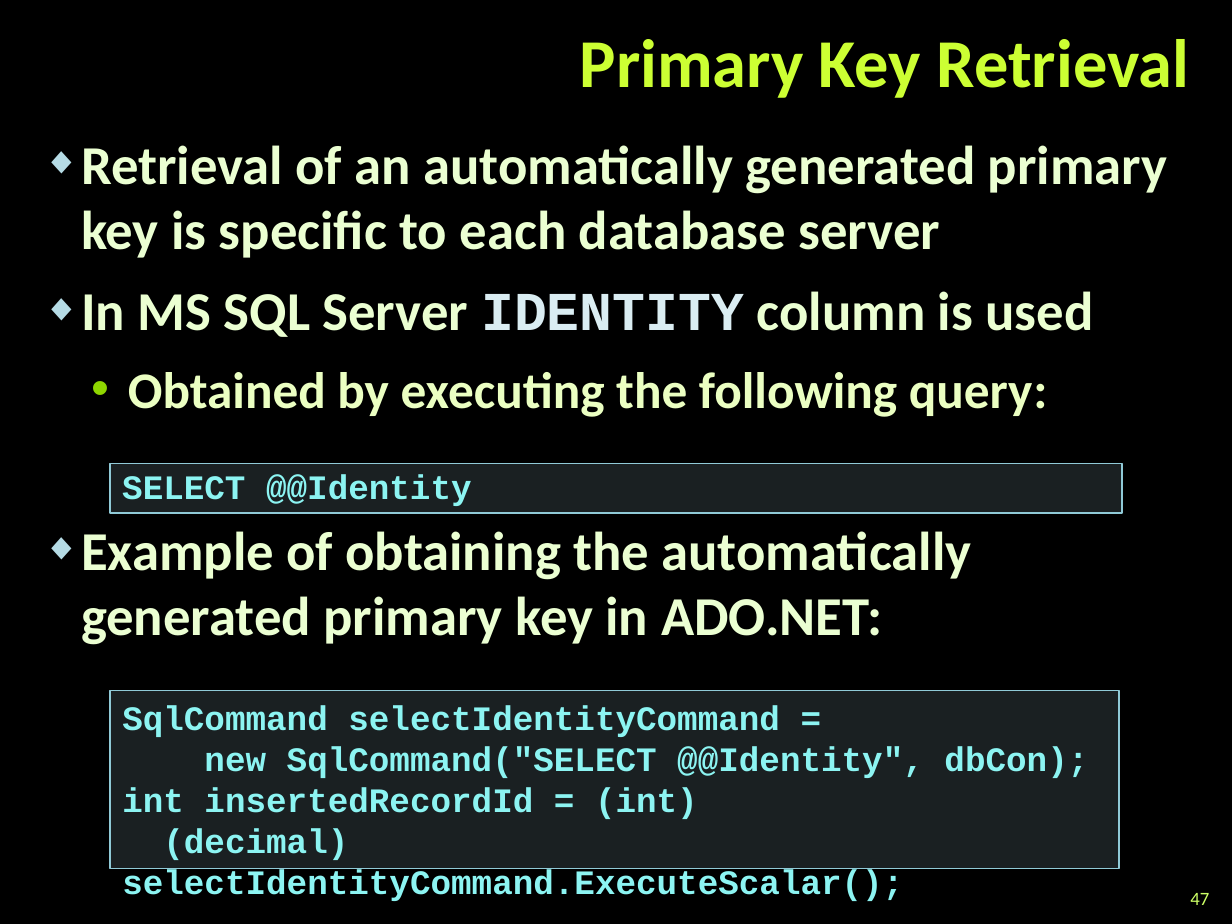
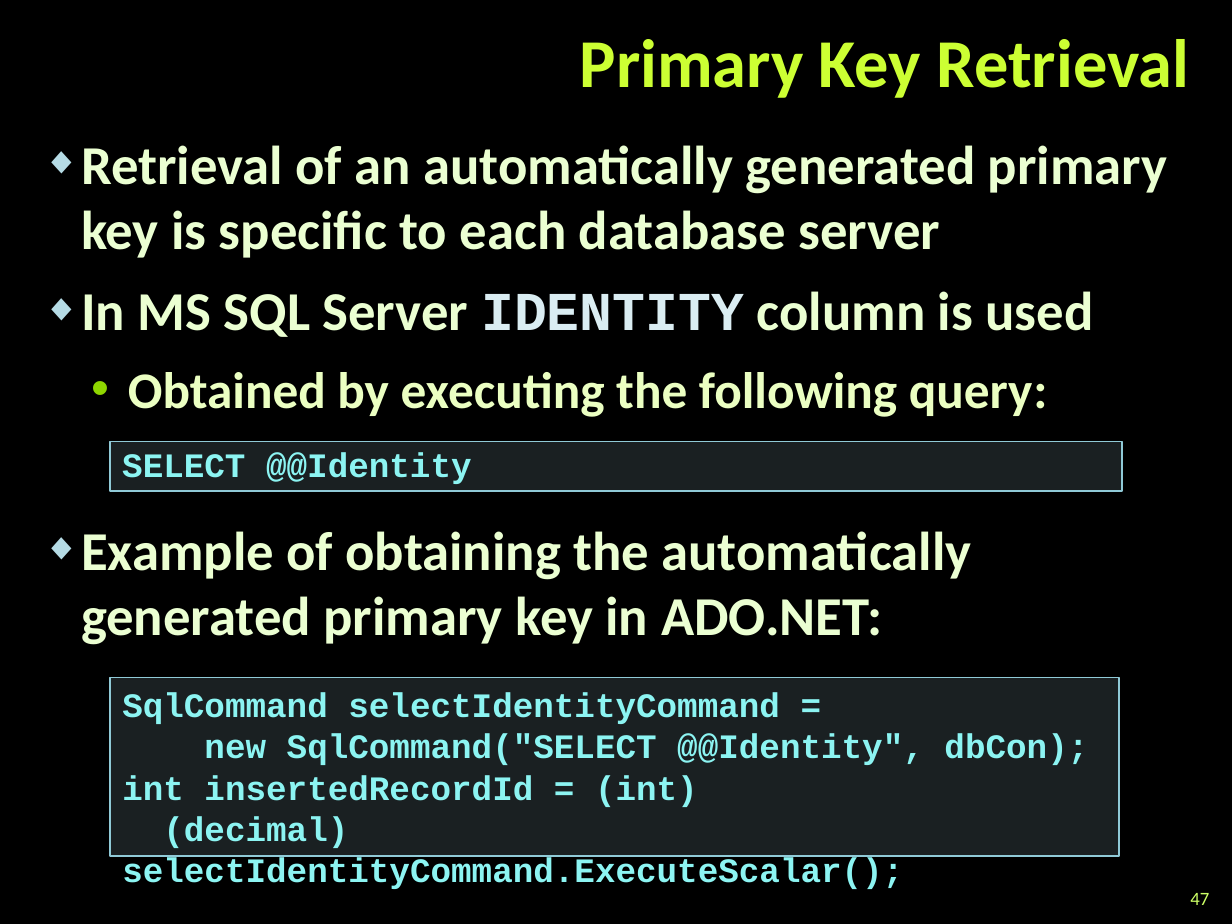
Before and after one commit to martin-nikolov/Telerik-Academy, a slide deck: slide 47 of Databases/07. Data Access with ADO.NET/ADO.NET.pptx. Drawn at 1232x924 pixels with LibreOffice and Linux fonts; fonts in the diff are those of the drawing; background and template pictures are left out. Boxes give left, top, right and bottom in pixels: in the first picture for what was removed or moved away, otherwise in the second. Text is boxed around its words. In the diff, an @@ line names an element or a change of style, - is before the commit and + after.

```diff
--- a/Databases/07. Data Access with ADO.NET/ADO.NET.pptx
+++ b/Databases/07. Data Access with ADO.NET/ADO.NET.pptx
@@ rectangle "SELECT @@Identity": place and size @@
-rectangle "SELECT @@Identity" at (110, 463, 1121, 513)
+rectangle "SELECT @@Identity" at (110, 441, 1121, 490)
@@ rectangle "SqlCommand selectIdentityCommand =": place and size @@
-rectangle "SqlCommand selectIdentityCommand =" at (110, 690, 1119, 869)
+rectangle "SqlCommand selectIdentityCommand =" at (110, 678, 1119, 856)
```
Also in this commit, not shown: 3 other slides changed, 39 other files.
